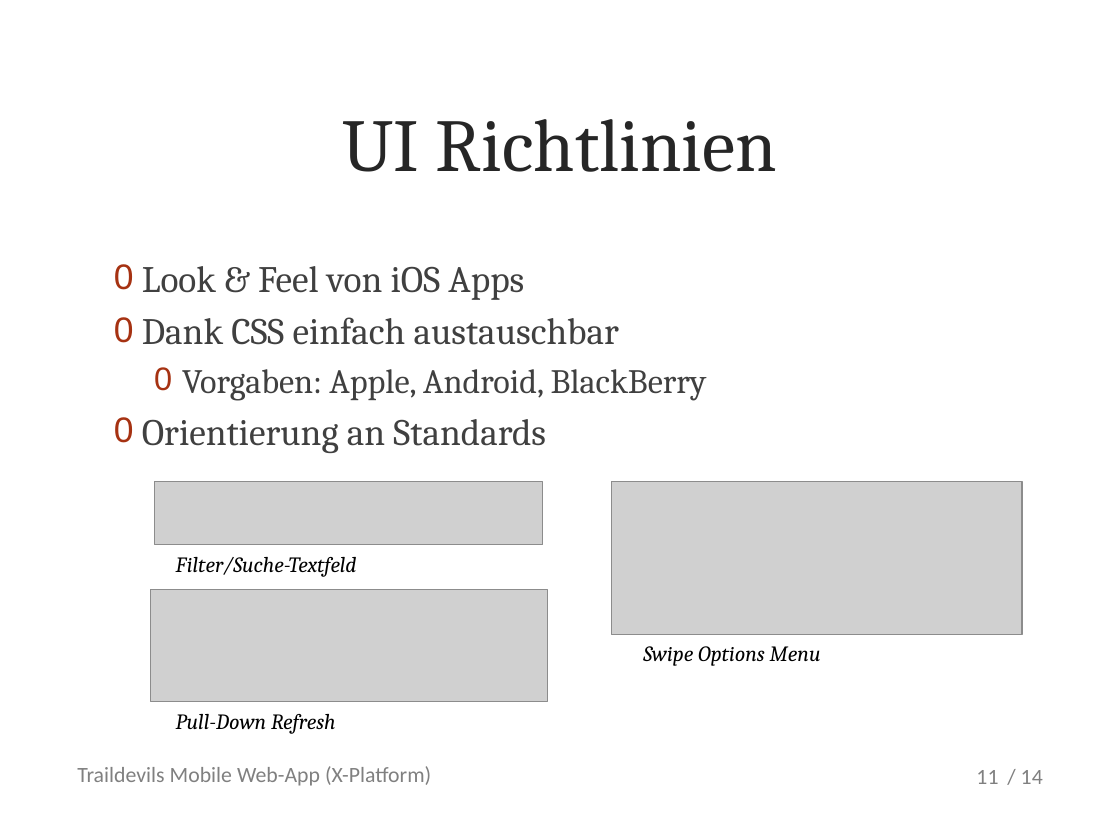
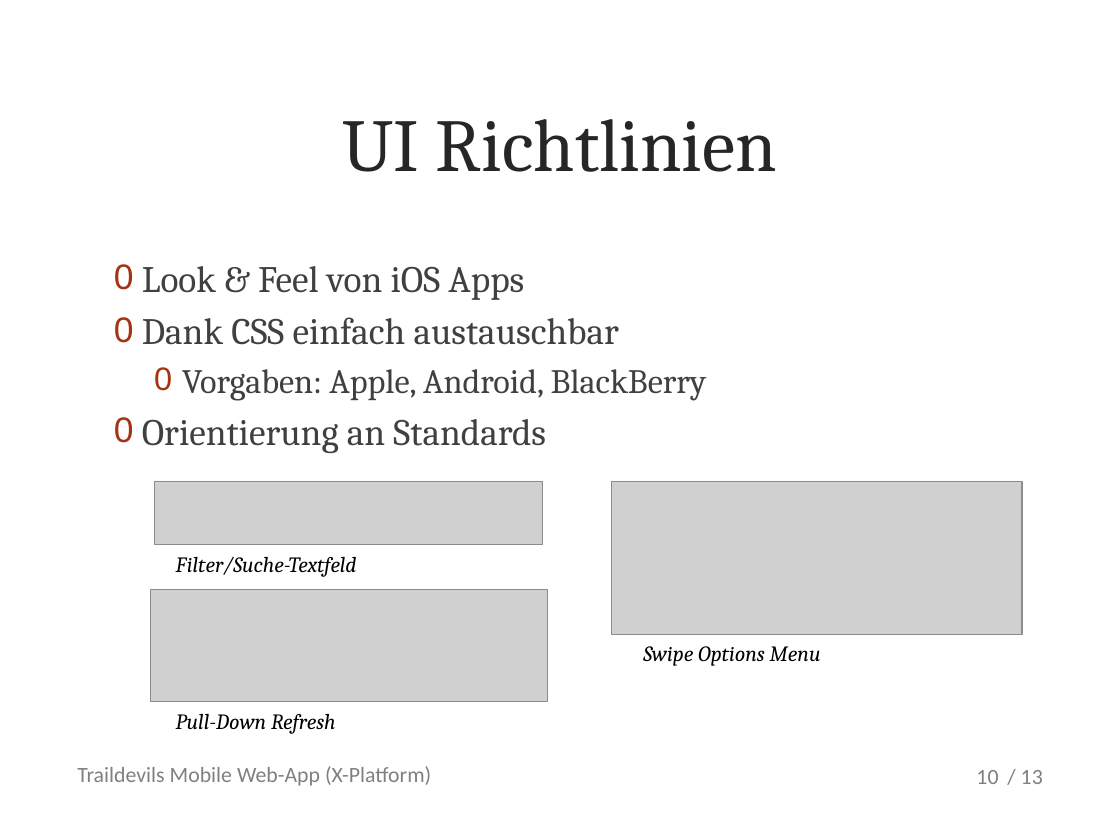
Before and after one commit to metaodi/TrailDevilsXPl-2, a slide deck: slide 10 of _DOCUMENTATION/Presentation/Praesentation-Traildevils-XPl2.pptx (slide 11 before the commit). Drawn at 1120x840 pixels with LibreOffice and Linux fonts; fonts in the diff are those of the drawing; grey boxes stand for pictures; background and template pictures are left out. Boxes give left, top, right and bottom in pixels: in the first picture for what was removed or moved away, otherwise in the second. Text is boxed around its words. In the diff, an @@ line names an element or a change of style, - is before the commit and + after.

```diff
--- a/_DOCUMENTATION/Presentation/Praesentation-Traildevils-XPl2.pptx
+++ b/_DOCUMENTATION/Presentation/Praesentation-Traildevils-XPl2.pptx
@@ page number at bbox=[976, 770, 998, 784]: text changed @@
-11
+10
@@ text at bbox=[1021, 770, 1043, 784]: text changed @@
-/ 14
+/ 13
```
Also in this commit, not shown: 16 other slides changed, 2 other files.
